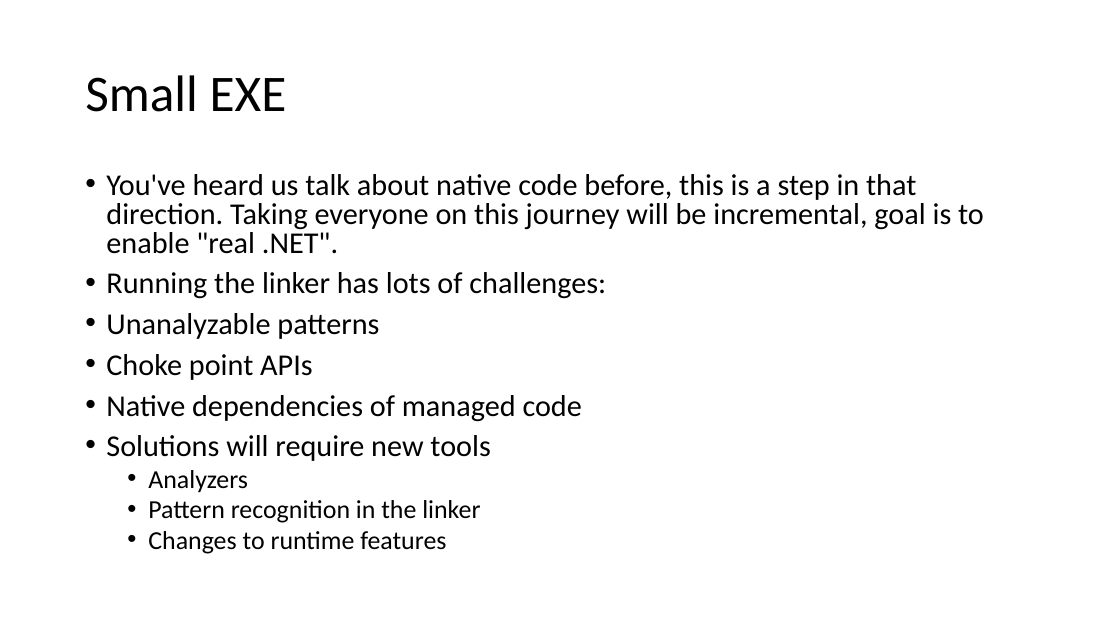
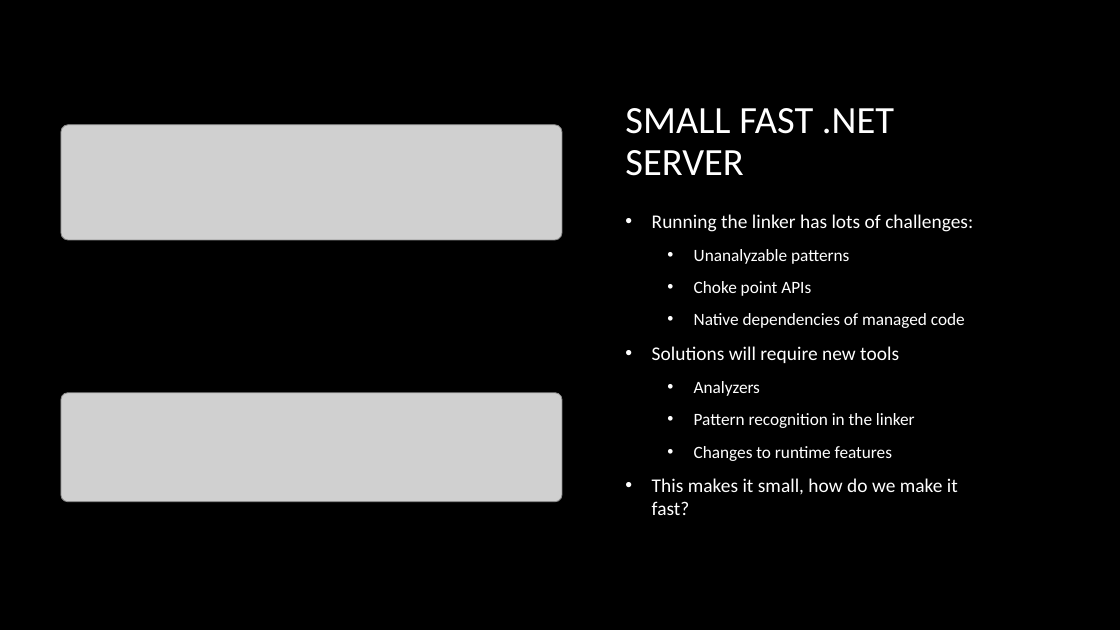
Before and after one commit to rynowak/Presentations, a slide deck: slide 22 of 2019/NDCSyndey/slides.pptx (slide 17 before the commit). Drawn at 1120x630 pixels with LibreOffice and Linux fonts; fonts in the diff are those of the drawing; grey boxes stand for pictures; background and template pictures are left out. Boxes give left, top, right and bottom in pixels: in the first picture for what was removed or moved away, otherwise in the second. Text is boxed around its words. In the diff, an @@ line names an element or a change of style, - is before the commit and + after.

```diff
--- a/2019/NDCSyndey/slides.pptx
+++ b/2019/NDCSyndey/slides.pptx
@@ background #FFFFFF to picture (left out) @@
@@ title removed at (x1=85, y1=75, x2=287, y2=112) @@
-Small EXE
@@ title added at (x1=625, y1=108, x2=894, y2=176), 33 pt, text #FFFFFF @@
+SMALL FAST .NET SERVER
@@ picture added at (x1=61, y1=125, x2=562, y2=240) @@
@@ text at (x1=106, y1=174, x2=984, y2=254): paragraph removed @@
-• You've heard us talk about native code before, this is a step in that direction. Taking everyone on this journey will be incremental, goal is to enable "real .NET".
@@ text "Running the linker has lots ..." moved from (x1=106, y1=174, x2=984, y2=554) to (x1=652, y1=214, x2=973, y2=515) @@
@@ text "Running the linker has lots ..." at (x1=652, y1=214, x2=973, y2=515): vertical alignment top to middle @@
@@ text at (x1=652, y1=214, x2=973, y2=461): size 25.9 to 16.6 pt in "Running the linker has lots of challenges:", "Solutions will require new tools"; text colour #000000 to #FFFFFF in "Running the linker has lots of challenges:", "Unanalyzable patterns", "Choke point APIs", "Native dependencies of managed code" and 4 more places; size 25.9 to 14.8 pt in "Unanalyzable patterns", "Choke point APIs", "Native dependencies of managed code"; size 22.2 to 14.8 pt in "Analyzers", "Pattern recognition in the linker", "Changes to runtime features"; indent changed; line spacing 0.8 to 1; list level 1 to 2 in "Unanalyzable patterns"; list level 1 to 2 in "Choke point APIs"; list level 1 to 2 in "Native dependencies of managed code"; more space between paragraphs @@
@@ picture added at (x1=61, y1=393, x2=562, y2=502) @@
@@ text at (x1=652, y1=478, x2=958, y2=515): paragraph added @@
+• This makes it small, how do we make it fast?
```
Also in this commit, not shown: 8 other slides changed, 14 slides added, 10 slides removed.
